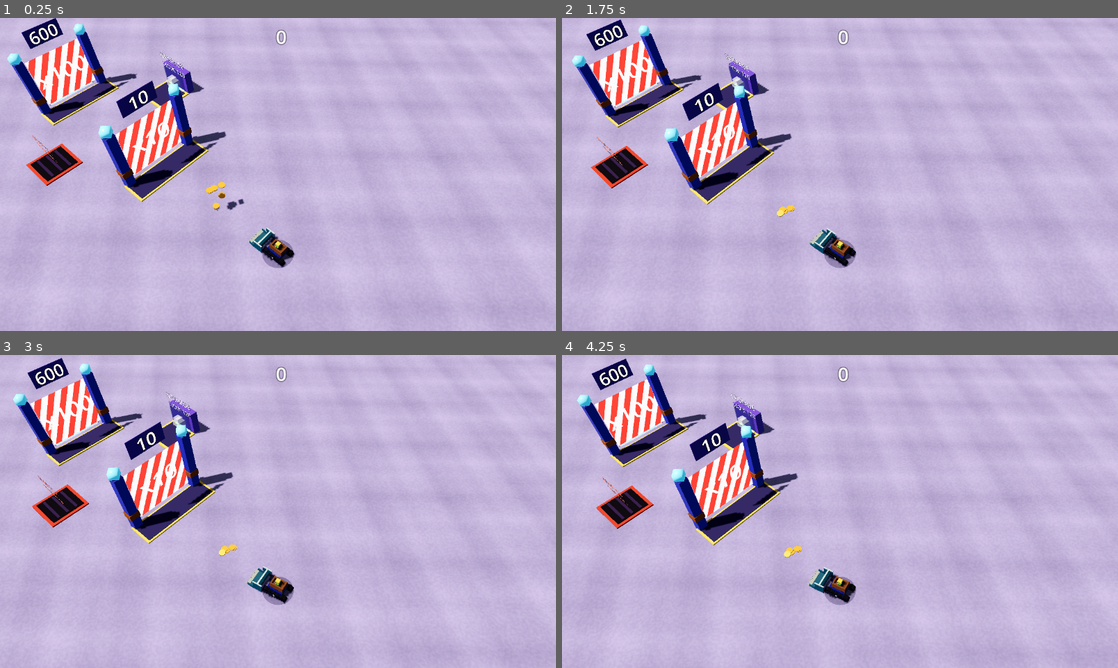
Above: before the commit, frames 1-4 (two rows, left to right).
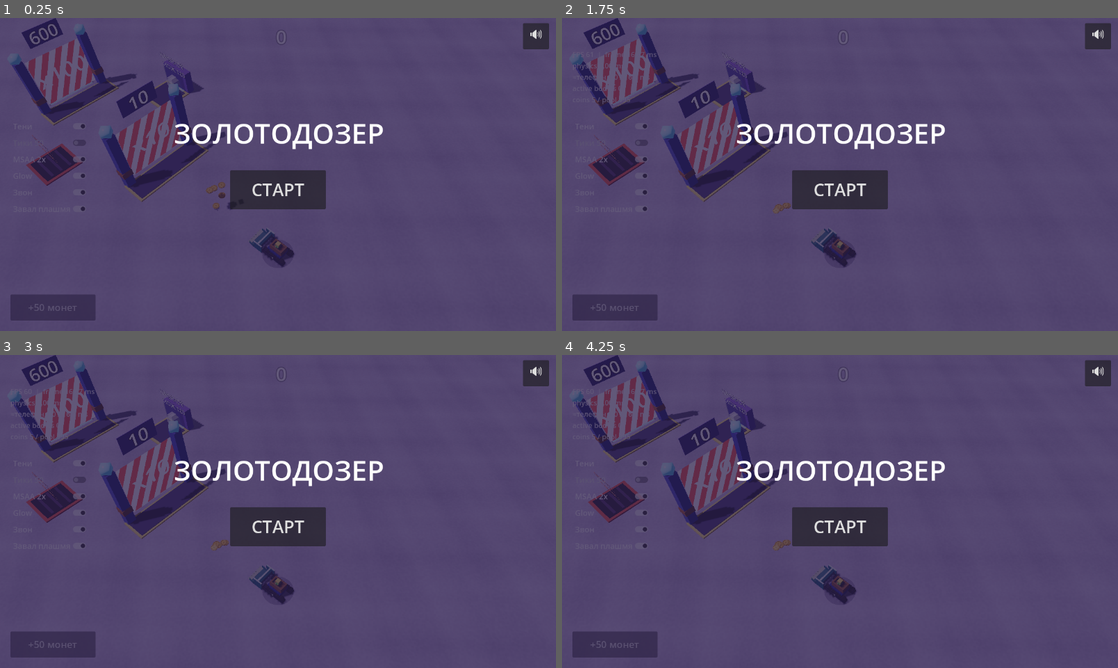
Above: after the commit, the same moments.

Repository: ui99ru/gold-harvester
Game: Godot game, scene res://scenes/game.tscn
Two runs of this game, one before a commit and one after it. Both use one fixed random seed, a clock stepped at 60 frames per second and the inputs below.
Inputs (mouse positions are in pixels of both pictures, inside the frame that each line leads up to):
- Up to frame 1 (0.25 s): no input
- Up to frame 2 (1.75 s): click (612, 127) at 0.5 s, where only the run after the commit has a clickable "Тени"; click (612, 143) at 1.25 s, where only the run after the commit has a clickable "Тики 50"
- Up to frame 3 (3 s): click (50, 495) at 2 s, where only the run after the commit has a clickable "MSAA 2x"; click (50, 511) at 2.75 s, where only the run after the commit has a clickable "Glow"
- Up to frame 4 (4.25 s): click (612, 530) at 3.5 s, where only the run after the commit has a clickable "Звон"

The runs differ from the first frame. In frame 1, 98% of the frame differs, in the area x 0-100%, y 0-100%; in frame 2, 99%; in frame 3, 99%; in frame 4, 99%.

Commit message:
feat(godot): port stage 9 - coin face texture, dust, start screen, HUD
Coin atlas for CylinderMesh UVs (caps = web coinFaceTex ring groove +
engraved star, side darker gold #e0a52e) + normal map from the web
bump model - colors baked, albedo white. Tread dust (speed>3.5, 60%
frames, visual RNG). Start overlay with СТАРТ (auto-skip in harness
runs), mute button, performance HUD with tuning toggles (shadows,
ticks, MSAA, glow, clink, flatten) in the game scene. All six game
smokes green.

Co-Authored-By: Claude Fable 5 <noreply@anthropic.com>

Diff:
--- a/godot/scripts/coin.gd
+++ b/godot/scripts/coin.gd
@@ -49,7 +49,12 @@
 	_mesh.radial_segments = 24
 
 	_material = StandardMaterial3D.new()                 # палитра web-версии
-	_material.albedo_color = Color("ffb42e")
+	# Цвета впечены в атлас (TexGen.coin_atlas: грань #ffb42e + гравировка,
+	# бок #e0a52e), albedo белый. Рельеф — normal из bump-карты (web bumpScale 1.4).
+	_material.albedo_color = Color.WHITE
+	_material.albedo_texture = TexGen.coin_atlas()
+	_material.normal_enabled = true
+	_material.normal_texture = TexGen.coin_normal()
 	_material.metallic = 0.42
 	_material.roughness = 0.36
 	_material.emission_enabled = true
--- a/godot/scripts/game.gd
+++ b/godot/scripts/game.gd
@@ -30,6 +30,7 @@
 var level: LevelDef
 var camera: Camera3D
 var sun: DirectionalLight3D
+var world_env: Environment
 var shot: ShotTool
 var dozer: Dozer
 var dozer_shadow: MeshInstance3D
@@ -46,6 +47,7 @@
 
 var _bank_label: Label
 var _bank_shown := 0.0
+var _start_overlay: Control
 
 # AABB-препятствия дозера: {x0,x1,z0,z1, post:bool}. Регистрируют сущности
 # (столбы ворот post=true, стойки падов post=false); web main.js:340-353.
@@ -103,7 +105,11 @@
 		return "bank=%d dozer=%s heading=%.2f zoom=%.2f coins=%d" % [
 			bank, dozer.position, heading, cam_zoom, pool.active_count()]
 	add_child(shot)
-	phase = "play"  # стартовый экран — этап 9
+	_build_hud_and_menu()
+	# Авто-старт в харнесс-режимах; иначе — стартовый экран
+	if test_mode or not OS.get_cmdline_user_args().is_empty():
+		phase = "play"
+		_start_overlay.visible = false
 	_setup_smoke()
 	_update_camera(0.0)
 
@@ -172,6 +178,76 @@
 		var tw := create_tween()  # bump как web CSS-класс
 		_bank_label.scale = Vector2(1.35, 1.35)
 		tw.tween_property(_bank_label, "scale", Vector2.ONE, 0.18)
+
+
+func _build_hud_and_menu() -> void:
+	var layer := CanvasLayer.new()
+	layer.layer = 2
+	add_child(layer)
+
+	# Стартовый экран (web #start)
+	_start_overlay = ColorRect.new()
+	_start_overlay.color = Color(0.18, 0.13, 0.3, 0.75)
+	_start_overlay.set_anchors_preset(Control.PRESET_FULL_RECT)
+	layer.add_child(_start_overlay)
+	var title := Label.new()
+	title.text = "ЗОЛОТОДОЗЕР"
+	title.add_theme_font_size_override("font_size", 64)
+	title.set_anchors_and_offsets_preset(Control.PRESET_CENTER)
+	title.offset_top = -140
+	title.offset_left = -240
+	_start_overlay.add_child(title)
+	var btn := Button.new()
+	btn.text = "СТАРТ"
+	btn.add_theme_font_size_override("font_size", 40)
+	btn.set_anchors_and_offsets_preset(Control.PRESET_CENTER)
+	btn.offset_left = -110
+	btn.offset_right = 110
+	btn.offset_top = -10
+	btn.offset_bottom = 80
+	btn.pressed.connect(func() -> void:
+		phase = "play"
+		_start_overlay.visible = false)
+	_start_overlay.add_child(btn)
+
+	# Mute (web #mute)
+	var mute := Button.new()
+	mute.text = "🔊"
+	mute.add_theme_font_size_override("font_size", 28)
+	mute.set_anchors_and_offsets_preset(Control.PRESET_TOP_RIGHT)
+	mute.offset_left = -76
+	mute.offset_top = 12
+	mute.offset_right = -16
+	mute.offset_bottom = 72
+	mute.pressed.connect(func() -> void:
+		mute.text = "🔇" if audio.toggle_mute() else "🔊")
+	layer.add_child(mute)
+
+	# Performance HUD + тумблеры тюнинга (петля «десктоп + прокси телефона»)
+	var hud := preload("res://scripts/performance_hud.gd").new()
+	hud.pool_stats_cb = func() -> Vector2i:
+		return Vector2i(pool.active_count(), pool.free_count())
+	hud.spawn_50_cb = func() -> void:
+		for i in 50:
+			place_at_source(pool.spawn(Vector3.ZERO, false))
+	hud.toggles = [
+		["Тени", true, func(on: bool) -> void:
+			sun.shadow_enabled = on],
+		["Тики 50", false, func(on: bool) -> void:
+			Engine.physics_ticks_per_second = 50 if on else 60],
+		["MSAA 2x", true, func(on: bool) -> void:
+			get_viewport().msaa_3d = Viewport.MSAA_2X if on else Viewport.MSAA_DISABLED],
+		["Glow", true, func(on: bool) -> void:
+			world_env.glow_enabled = on],
+		["Звон", true, func(on: bool) -> void:
+			clinks.enabled = on
+			for coin in pool.get_children():
+				coin.contact_monitor = on],
+		["Завал плашмя", true, func(on: bool) -> void:
+			for coin in pool.get_children():
+				coin.calm_flatten = on],
+	]
+	add_child(hud)
 
 
 static func fmt(n: float) -> String:
@@ -331,6 +407,7 @@
 	var we := WorldEnvironment.new()
 	we.environment = env
 	add_child(we)
+	world_env = env
 
 	sun = DirectionalLight3D.new()
 	sun.light_color = Color("fff4de")
@@ -542,6 +619,9 @@
 	dozer.anim_tracks(dt, speed_now)
 	dozer.update_body_poses()  # кинематика ковша/шасси (web setKinematicPoses)
 	audio.pump_engine(minf(1.0, speed_now / up_move), phase == "play")
+	# Пыль из-под траков (web :377, :247)
+	if speed_now > 3.5 and rndv() < 0.6:
+		_emit_dust()
 	dozer_pos = dozer.position
 	dozer_shadow.position = Vector3(dozer.position.x, 0.04, dozer.position.z)
 	# Экономика (web stepEconomy; физика монет шагает движком после)
@@ -552,6 +632,19 @@
 	for tp in trash_pads:
 		tp.step(dt)
 	_update_bank_ui()
+
+
+func _emit_dust() -> void:
+	var f := sin(heading)
+	var cf := cos(heading)
+	var bx := dozer.position.x - f * 1.6
+	var bz := dozer.position.z - cf * 1.6
+	for sx: float in [-0.9, 0.9]:
+		fx.emit(bx + cf * sx + (rndv() - 0.5) * 0.3, 0.18,
+			bz - f * sx + (rndv() - 0.5) * 0.3, {
+			"color": Color("9a92a8"), "life": 0.55, "size": 0.5, "size1": 1.3,
+			"vy": 0.5, "grav": 0.4,
+			"vx": (rndv() - 0.5) * 0.6, "vz": (rndv() - 0.5) * 0.6, "fade": 0.32})
 
 
 func ground_y_under(x: float, z: float) -> float:
--- a/godot/scripts/tex_gen.gd
+++ b/godot/scripts/tex_gen.gd
@@ -38,6 +38,65 @@
 	return img
 
 
+## Атлас монеты под UV CylinderMesh (бок — верхняя половина, крышки — два круга
+## снизу): грань web coinFaceTex (main.js:115-127) = кольцевое углубление +
+## звезда-гравировка, затонированная золотом; бок — золото темнее (#e0a52e).
+static func coin_atlas() -> ImageTexture:
+	return ImageTexture.create_from_image(_coin_image(false))
+
+
+static func coin_normal() -> ImageTexture:
+	var img := _coin_image(true)
+	img.bump_map_to_normal_map(1.4)
+	return ImageTexture.create_from_image(img)
+
+
+static func _coin_image(as_height: bool) -> Image:
+	var s := 256
+	var img := Image.create(s, s, false, Image.FORMAT_RGB8)
+	var gold := CFG.COIN_COLOR
+	var side := Color("e0a52e")
+	var dark := Color("3a2406")
+	img.fill(Color(0.6, 0.6, 0.6) if as_height else side)
+	for cap_cx: int in [64, 192]:  # два круга-крышки в нижней половине
+		for j in range(128, 256):
+			for i in range(cap_cx - 64, cap_cx + 64):
+				var dx := (i - cap_cx) / 64.0
+				var dy := (j - 192) / 64.0
+				var r := Vector2(dx, dy).length()
+				if r > 1.0:
+					continue
+				if as_height:
+					var h := 0.6
+					if absf(r - 0.86) < 0.06:
+						h = 1.0                      # приподнятый ободок
+					elif absf(r - 0.72) < 0.05:
+						h = 0.16                     # кольцевое углубление
+					elif _in_star(dx, dy):
+						h = 0.15                     # звезда — углубление
+					img.set_pixel(i, j, Color(h, h, h))
+				else:
+					var c := gold
+					c = c.lerp(dark, 0.32 * clampf((r - 0.34) / 0.66, 0.0, 1.0))  # округлость
+					if absf(r - 0.78) < 0.04:
+						c = c.lerp(dark, 0.5)        # кольцевое углубление
+					elif absf(r - 0.72) < 0.015:
+						c = c.lerp(Color.WHITE, 0.45)  # блик-ободок
+					if _in_star(dx, dy):
+						c = c.lerp(dark, 0.42)       # знак-звезда
+					img.set_pixel(i, j, c)
+	return img
+
+
+## Точка внутри 5-конечной звезды (web: 10 вершин, r 19/8 от 64 -> 0.30/0.125)
+static func _in_star(dx: float, dy: float) -> bool:
+	var a := atan2(dy, dx) + PI / 2.0
+	var seg := fposmod(a, PI / 2.5) / (PI / 2.5)   # сектор между лучами
+	var k := minf(seg, 1.0 - seg) * 2.0            # 0 у луча, 1 между
+	var rr := lerpf(0.30, 0.125, k)
+	return Vector2(dx, dy).length() < rr
+
+
 ## Красно-белый полосатый шеврон запертых ворот (web gateTex 'red', main.js:158-161).
 ## Текст xN — отдельным Label3D поверх.
 static func gate_chevron() -> ImageTexture:
